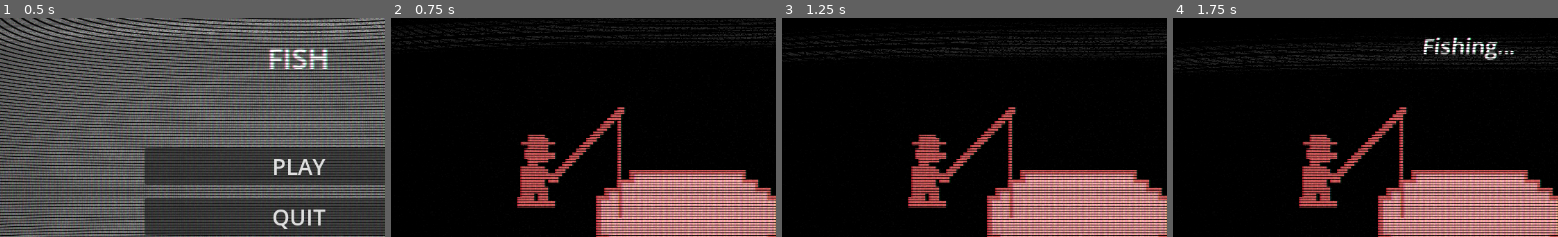
Above: before the commit, frames 1-4 (left to right).
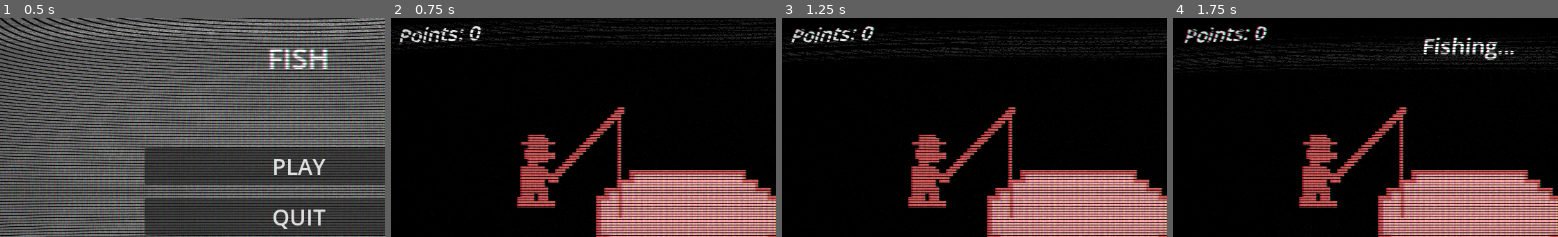
Above: after the commit, the same moments.

Repository: TLeTu/F1SH
Game: Godot game, scene res://scenes/MainMenu.tscn
The game is run twice, just before and just after one commit, with the same random seed, the same clock (stepped at 60 frames per second) and the same inputs.
Inputs (mouse positions are % of the whole screen's width and height, from its top left):
- Up to frame 1 (0.5 s): no input
- Up to frame 2 (0.75 s): click "PLAY" at 0.5 s
- Up to frame 3 (1.25 s): no input
- Up to frame 4 (1.75 s): tap Enter at 1.25 s; move the mouse to (73, 45) at 1.27 s; click (73, 45) at 1.42 s; tap Space at 1.52 s
The pictures show only the part of the screen within x 11-61%, y 10-60%; the shares and areas given below are measured in that part.

Frame 1 is identical in both runs. In frame 2, 0.7% of the frame differs, in the area x 2-24%, y 3-12%; in frame 3, 0.7%; in frame 4, 0.8%, in the area x 2-25%, y 3-12%.

Commit message:
Change reaction minigame mechanic + Make it harder

Diff:
--- a/data/fish_data.json
+++ b/data/fish_data.json
@@ -1,7 +1,6 @@
 {
 	"small_fish": {
 		"name": "Small Fish",
-		"difficulty": 1,
 		"value": 5,
 		"minigame": "res://scenes/Minigames/ReactionMinigame.tscn"
 	}
--- a/scenes/Fishing.tscn
+++ b/scenes/Fishing.tscn
@@ -62,6 +62,16 @@
 grow_vertical = 2
 theme_override_styles/panel = SubResource("StyleBoxFlat_ptt11")
 
+[node name="Points" type="Label" parent="CanvasLayer2"]
+offset_left = 53.0
+offset_top = 63.0
+offset_right = 355.0
+offset_bottom = 108.0
+theme_override_font_sizes/font_size = 32
+text = "Points: 0"
+horizontal_alignment = 1
+vertical_alignment = 1
+
 [node name="FishCaughtLabel" type="Label" parent="CanvasLayer2"]
 anchors_preset = 5
 anchor_left = 0.5
--- a/scenes/Minigames/ReactionMinigame.tscn
+++ b/scenes/Minigames/ReactionMinigame.tscn
@@ -1,6 +1,46 @@
-[gd_scene load_steps=3 format=3 uid="uid://ca8082klyxopl"]
+[gd_scene load_steps=8 format=3 uid="uid://ca8082klyxopl"]
 
 [ext_resource type="Script" path="res://scripts/Minigames/ReactionMinigame.gd" id="1_vcrk3"]
+[ext_resource type="Texture2D" uid="uid://d3nm1y1h8qxe5" path="res://assets/Btn.png" id="2_vpm47"]
+
+[sub_resource type="AtlasTexture" id="AtlasTexture_3wxm8"]
+atlas = ExtResource("2_vpm47")
+region = Rect2(64, 0, 32, 32)
+
+[sub_resource type="AtlasTexture" id="AtlasTexture_dd867"]
+atlas = ExtResource("2_vpm47")
+region = Rect2(0, 0, 32, 32)
+
+[sub_resource type="AtlasTexture" id="AtlasTexture_aemq6"]
+atlas = ExtResource("2_vpm47")
+region = Rect2(32, 0, 32, 32)
+
+[sub_resource type="SpriteFrames" id="SpriteFrames_k3l8s"]
+animations = [{
+"frames": [{
+"duration": 1.0,
+"texture": SubResource("AtlasTexture_3wxm8")
+}],
+"loop": true,
+"name": &"blue",
+"speed": 5.0
+}, {
+"frames": [{
+"duration": 1.0,
+"texture": SubResource("AtlasTexture_dd867")
+}],
+"loop": true,
+"name": &"green",
+"speed": 5.0
+}, {
+"frames": [{
+"duration": 1.0,
+"texture": SubResource("AtlasTexture_aemq6")
+}],
+"loop": true,
+"name": &"red",
+"speed": 5.0
+}]
 
 [sub_resource type="StyleBoxFlat" id="StyleBoxFlat_yd082"]
 bg_color = Color(0, 0, 0, 1)
@@ -11,6 +51,13 @@
 [node name="Timer" type="Timer" parent="."]
 
 [node name="CanvasLayer" type="CanvasLayer" parent="."]
+
+[node name="AnimatedSprite2D" type="AnimatedSprite2D" parent="CanvasLayer"]
+z_index = 1
+position = Vector2(580, 303)
+scale = Vector2(8, 8)
+sprite_frames = SubResource("SpriteFrames_k3l8s")
+animation = &"red"
 
 [node name="Panel" type="Panel" parent="CanvasLayer"]
 anchors_preset = 15
@@ -29,4 +76,5 @@
 offset_right = 41.5
 offset_bottom = 122.0
 grow_horizontal = 2
-text = "Get Ready!"
+theme_override_font_sizes/font_size = 32
+text = "PRESS WHEN IT'S GREEN"
--- a/scripts/Fishing.gd
+++ b/scripts/Fishing.gd
@@ -2,9 +2,11 @@
 
 var is_casting = false
 var fish_data = {}
+var points = 0
 
 func _ready():
 	fish_data = load_fish_data()
+	$CanvasLayer2/Points.text = "Points: %s" % points
 	$CanvasLayer2/FishCaughtLabel.hide()
 
 func load_fish_data():
@@ -56,8 +58,11 @@
 func _on_minigame_result(success, fish_type):
 	var fish_info = fish_data.get(fish_type, {})
 	var fish_name = fish_info.get("name", "")
+	var value = fish_info.get("value", "")
 	if success:
 		$CanvasLayer2/FishCaughtLabel.text = "You caught a %s!" % fish_name
+		points += value
+		$CanvasLayer2/Points.text = "Points: %s" % points
 		print("Caught:", fish_name)
 	else:
 		$CanvasLayer2/FishCaughtLabel.text = "The %s escaped!" % fish_name
--- a/scripts/Minigames/ReactionMinigame.gd
+++ b/scripts/Minigames/ReactionMinigame.gd
@@ -3,23 +3,30 @@
 signal minigame_result(success)
 
 var can_click := false
-var fail_timer: Timer  # Timer to track if the player clicks in time
+var fail_timer: Timer
 
 func _ready():
-	$CanvasLayer/MessageLabel.text = "Get Ready..."
+	$CanvasLayer/AnimatedSprite2D.play("red")
 
-	# Random delay (0.5 - 3 seconds)
-	var wait_time = randf_range(0.5, 3.0)
+	# Unpredictable wait time (0.1 - 7 seconds)
+	var wait_time = randf_range(0.1, 7.0)
 	$Timer.start(wait_time)
 	await $Timer.timeout
 
-	# Enable clicking
+	# 50% chance to play a FAKE cue before real one
+	if randf() < 0.5:
+		$CanvasLayer/AnimatedSprite2D.play("blue")
+		await get_tree().create_timer(randf_range(0.3, 1.2)).timeout
+		$CanvasLayer/AnimatedSprite2D.play("red")  # Fakeout! Back to red
+		await get_tree().create_timer(randf_range(0.1, 3.0)).timeout
+
+	# Now the real reaction cue
 	can_click = true
-	$CanvasLayer/MessageLabel.text = "Click Now!"
+	$CanvasLayer/AnimatedSprite2D.play("green")
 
-	# Start fail timer (random 1 - 2 seconds after prompt)
+	# Very short reaction window (0.2 - 0.6 seconds)
 	fail_timer = Timer.new()
-	fail_timer.wait_time = randf_range(1.0, 2.0)
+	fail_timer.wait_time = randf_range(0.2, 0.6)
 	fail_timer.one_shot = true
 	fail_timer.timeout.connect(_on_fail_timeout)
 	add_child(fail_timer)
@@ -32,7 +39,7 @@
 			minigame_result.emit(true)
 			fail_timer.stop()  # Stop fail timer since player clicked
 		else:
-			print("Failed! Player clicked too early.")
+			print("Failed! Player clicked too early!")
 			minigame_result.emit(false)
 
 		queue_free()  # Remove minigame after result
Binary file added: assets/Btn.png
Not shown, added: assets/Btn.png.import
